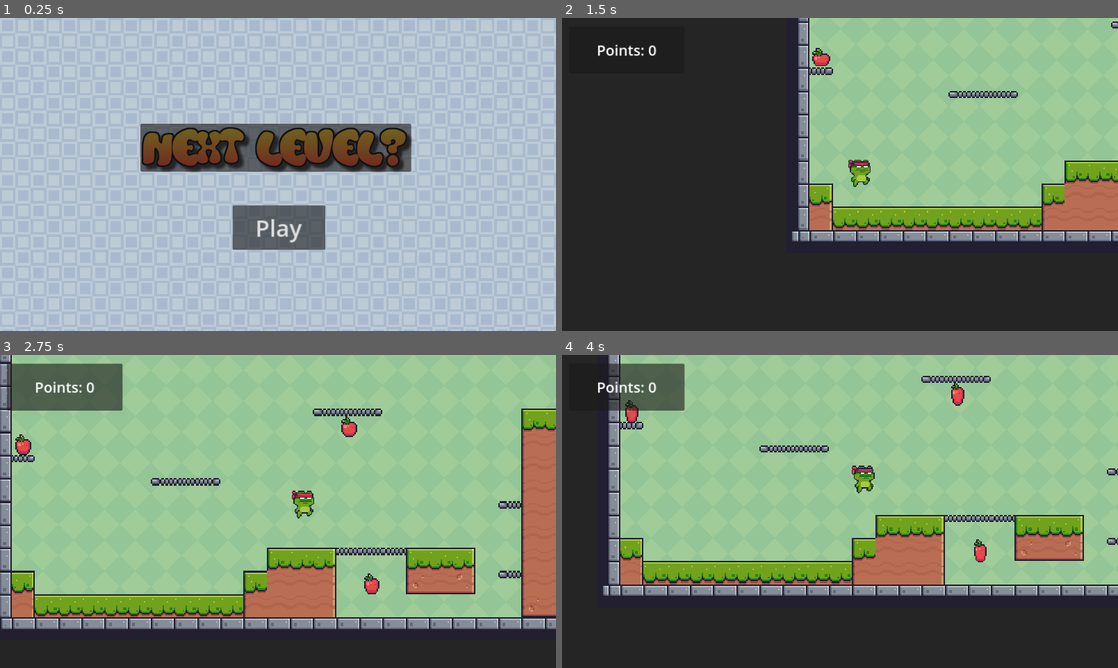
Above: before the commit, frames 1-4 (two rows, left to right).
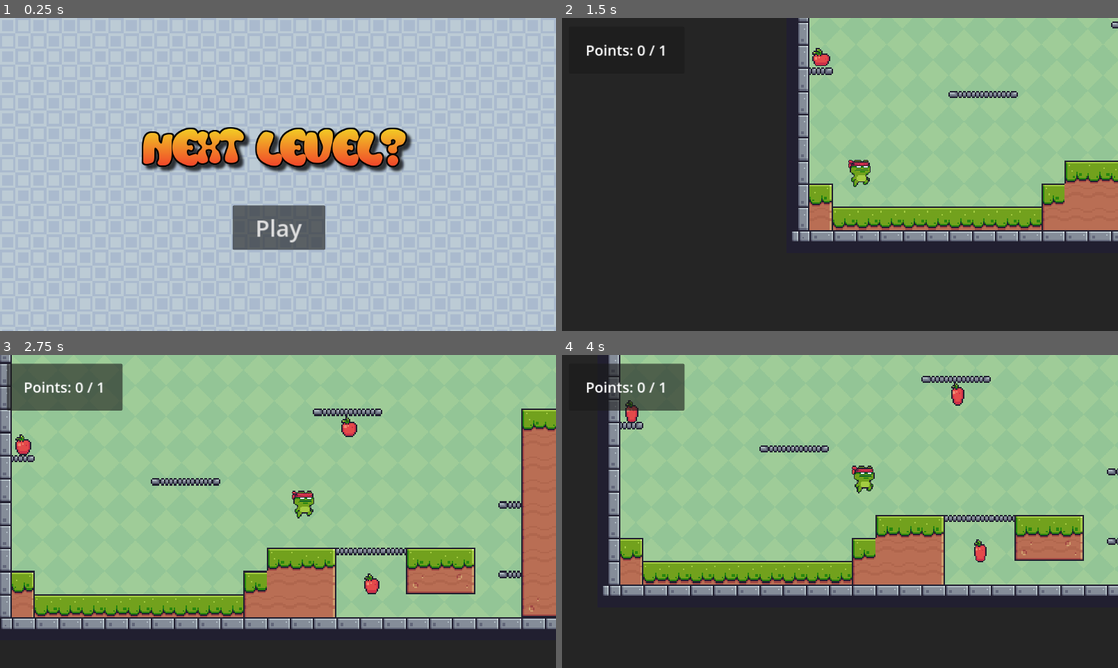
Above: after the commit, the same moments.

Repository: felipefreitassilvalearning/Godot102
Game: Godot game, scene res://scenes/main_menu.tscn
Same seed, same stepped clock (60 frames per second), same inputs: the game is played once before the commit and once after it.
Inputs:
- Up to frame 1 (0.25 s): no input
- Up to frame 2 (1.5 s): click "Play" at 0.5 s; hold D (move_right) from 1.28 s (still down)
- Up to frame 3 (2.75 s): keep holding D (move_right); tap W (move_up) at 1.52, 2.27 s
- Up to frame 4 (4 s): release D (move_right) at 2.78 s; hold A (move_left) 2.78-3.53 s; hold D (move_right) from 3.53 s (still down); tap W (move_up) at 3.77 s

The runs differ from the first frame. In frame 1, 5.9% of the frame differs, in the area x 25-74%, y 33-50%; in frame 2, 0.3%; in frame 3, 0.3%; in frame 4, 0.3%.

Commit message:
End Trophy navigation

Diff:
--- a/game_manager.gd
+++ b/game_manager.gd
@@ -4,12 +4,21 @@
 
 
 var points = 0
+var current_level = 1
 
 
 func add_point():
 	points += 1
-	label.text = "Points: " + str(points)
+	var score = "Points: %s / %s"
+	var current_points = str(points)
+	var required_points = str(current_level)
+	label.text = score % [current_points, required_points]
 
 
-func win():
-	print("Game Won!")
+func can_win():
+	# Player can win if he has enough points
+	return points >= current_level
+
+
+func set_next_level():
+	current_level += 1
--- a/scenes/end_trophy.gd
+++ b/scenes/end_trophy.gd
@@ -1,9 +1,18 @@
 extends Area2D
 
+@export var target_level: PackedScene
 @onready var game_manager = %GameManager
 
 
 func _on_body_entered(body):
-	if (body.name == "CharacterBody2D"):
-		queue_free()
-		game_manager.win()
+	if (body.name != "CharacterBody2D"):
+		return
+
+	if !game_manager.can_win():
+		print("Cannot win yet")
+		return
+
+	print("Level passed")
+	queue_free()
+	game_manager.set_next_level()
+	get_tree().change_scene_to_packed(target_level)
--- a/scenes/end_trophy.tscn
+++ b/scenes/end_trophy.tscn
@@ -6,7 +6,7 @@
 [sub_resource type="RectangleShape2D" id="RectangleShape2D_xt064"]
 size = Vector2(46, 45)
 
-[node name="Area2D" type="Area2D"]
+[node name="EndTrophy" type="Area2D"]
 position = Vector2(2135, 213)
 script = ExtResource("1_3imjr")
 
@@ -18,3 +18,5 @@
 [node name="CollisionShape2D" type="CollisionShape2D" parent="."]
 position = Vector2(-5, 7.5)
 shape = SubResource("RectangleShape2D_xt064")
+
+[connection signal="body_entered" from="." to="." method="_on_body_entered"]
--- a/scenes/level_1.tscn
+++ b/scenes/level_1.tscn
@@ -6,6 +6,7 @@
 [ext_resource type="PackedScene" uid="uid://cd5rei8vnp470" path="res://scenes/collectible.tscn" id="4_d2gkc"]
 [ext_resource type="Script" path="res://game_manager.gd" id="5_fg1by"]
 [ext_resource type="PackedScene" uid="uid://bhiq5ls5p0mym" path="res://scenes/end_trophy.tscn" id="6_rtj6a"]
+[ext_resource type="PackedScene" uid="uid://bavflxnc7wc4a" path="res://scenes/level_2.tscn" id="7_jq0xu"]
 
 [sub_resource type="TileSetAtlasSource" id="TileSetAtlasSource_1cqvp"]
 texture = ExtResource("2_h6ho7")
@@ -636,7 +637,8 @@
 position = Vector2(1377, 645)
 
 [node name="EndTrophy" parent="SceneObjects" instance=ExtResource("6_rtj6a")]
-position = Vector2(2144, 211)
+position = Vector2(2142, 210)
+target_level = ExtResource("7_jq0xu")
 
 [node name="UI" type="CanvasLayer" parent="."]
 
@@ -655,6 +657,6 @@
 grow_horizontal = 2
 grow_vertical = 2
 theme_override_font_sizes/font_size = 30
-text = "Points: 0"
+text = "Points: 0 / 1"
 horizontal_alignment = 1
 vertical_alignment = 1
--- a/scenes/level_2.tscn
+++ b/scenes/level_2.tscn
@@ -6,6 +6,7 @@
 [ext_resource type="PackedScene" uid="uid://c516rko8gxc2c" path="res://scenes/main_character.tscn" id="4_m27dt"]
 [ext_resource type="PackedScene" uid="uid://cd5rei8vnp470" path="res://scenes/collectible.tscn" id="5_dpskf"]
 [ext_resource type="PackedScene" uid="uid://bhiq5ls5p0mym" path="res://scenes/end_trophy.tscn" id="6_xv663"]
+[ext_resource type="PackedScene" uid="uid://dtfvyr6jydv77" path="res://scenes/main_menu.tscn" id="7_xxb1v"]
 
 [sub_resource type="TileSetAtlasSource" id="TileSetAtlasSource_1cqvp"]
 texture = ExtResource("3_7nkiu")
@@ -636,7 +637,8 @@
 position = Vector2(1377, 645)
 
 [node name="EndTrophy" parent="SceneObjects" instance=ExtResource("6_xv663")]
-position = Vector2(2144, 211)
+position = Vector2(2142, 210)
+target_level = ExtResource("7_xxb1v")
 
 [node name="UI" type="CanvasLayer" parent="."]
 
@@ -655,6 +657,6 @@
 grow_horizontal = 2
 grow_vertical = 2
 theme_override_font_sizes/font_size = 30
-text = "Points: 0"
+text = "Points: 1 / 2"
 horizontal_alignment = 1
 vertical_alignment = 1
--- a/scenes/main_menu.gd
+++ b/scenes/main_menu.gd
@@ -1,13 +1,6 @@
 extends Node
 
 @onready var play = %Play
-@onready var next_level = %NextLevel
-
-
-func _on_next_level_pressed():
-	const scenes_path = "res://scenes/"
-	const next_scene = scenes_path + "level_2.tscn"
-	get_tree().change_scene_to_file(next_scene)
 
 
 func _on_play_pressed():
--- a/scenes/main_menu.tscn
+++ b/scenes/main_menu.tscn
@@ -31,20 +31,6 @@
 grow_vertical = 2
 texture = ExtResource("2_ok0h2")
 
-[node name="NextLevel" type="Button" parent="."]
-unique_name_in_owner = true
-anchors_preset = 8
-anchor_left = 0.5
-anchor_top = 0.5
-anchor_right = 0.5
-anchor_bottom = 0.5
-offset_left = -285.0
-offset_top = -105.0
-offset_right = 276.0
-offset_bottom = -6.0
-grow_horizontal = 2
-grow_vertical = 2
-
 [node name="Play" type="Button" parent="."]
 unique_name_in_owner = true
 anchors_preset = 8
@@ -61,5 +47,4 @@
 theme_override_font_sizes/font_size = 48
 text = "Play"
 
-[connection signal="pressed" from="NextLevel" to="." method="_on_next_level_pressed"]
 [connection signal="pressed" from="Play" to="." method="_on_play_pressed"]
Not shown: 1 places in scenes/level_1.tscn that only renumber resources
Not shown: 1 places in scenes/level_2.tscn that only renumber resources
